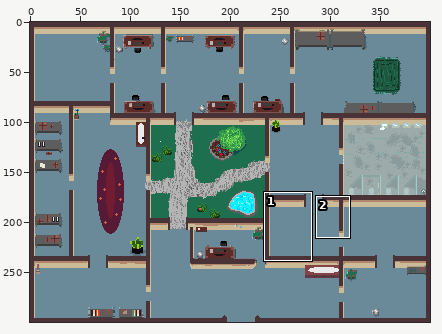
Sprite sheet: Assets/Sprites/Walls.png. Above: a wide view before the commit, with the close-up outlined.
Close-up. As it was:
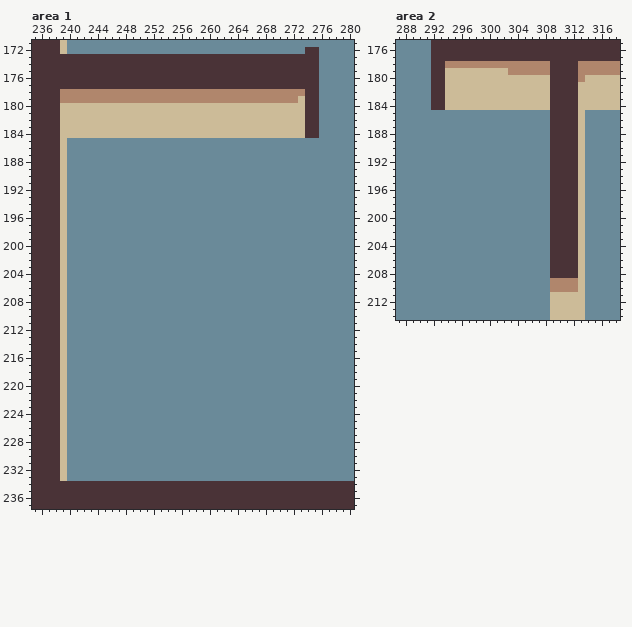
The file is 400x300 pixels. Colours within 5 levels of each other are drawn and written as one. Shown: area 1: x 235..280, y 171..237; area 2: x 287..318, y 175..214. The commit also changed other parts of the picture, which this record leaves out.
The result:
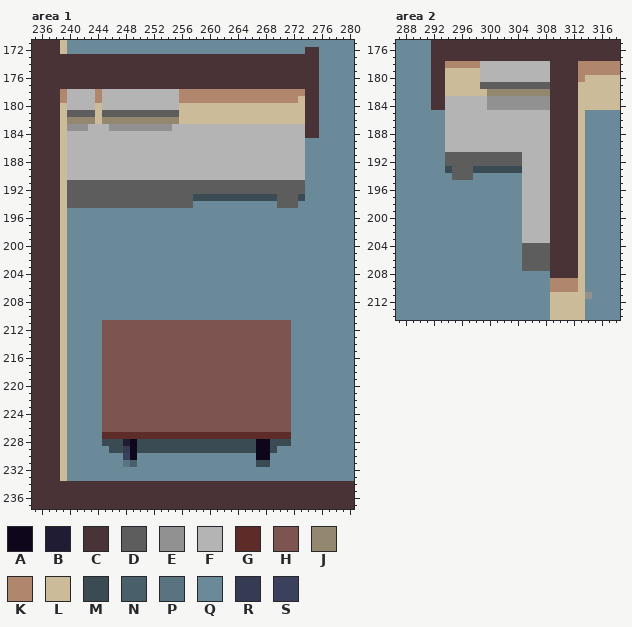
Palette (. is transparent): A #0e071b  B #1f1c33  C #4a3337  D #5d5d5d  E #919191  F #b4b4b4  G #5d2c28  H #7d5450  J #94876f  K #b0866c  L #ccbb98  M #3a4b53  N #495f69  P #597480  Q #6a8a99  R #363b54  S #3b415c
What changed:
Changed rows in their new state; - is an unchanged pixel.
Area 1:
first column x 240:
178 FFFF-FFFFFFFFFFF------------------
179 FFFF-FFFFFFFFFFF------------------
180 FFFF-FFFFFFFFFFF------------------
181 DDDD-DDDDDDDDDDD------------------
182 JJJJ-JJJJJJJJJJJ------------------
183 EEEFFFEEEEEEEEEFFFFFFFFFFFFFFFFFFF
184 FFFFFFFFFFFFFFFFFFFFFFFFFFFFFFFFFF
185 FFFFFFFFFFFFFFFFFFFFFFFFFFFFFFFFFF
186 FFFFFFFFFFFFFFFFFFFFFFFFFFFFFFFFFF
187 FFFFFFFFFFFFFFFFFFFFFFFFFFFFFFFFFF
188 FFFFFFFFFFFFFFFFFFFFFFFFFFFFFFFFFF
189 FFFFFFFFFFFFFFFFFFFFFFFFFFFFFFFFFF
190 FFFFFFFFFFFFFFFFFFFFFFFFFFFFFFFFFF
191 DDDDDDDDDDDDDDDDDDDDDDDDDDDDDDDDDD
192 DDDDDDDDDDDDDDDDDDDDDDDDDDDDDDDDDD
193 DDDDDDDDDDDDDDDDDDMMMMMMMMMMMMDDDM
194 DDDDDDDDDDDDDDDDDD------------DDD-
first column x 245:
211 HHHHHHHHHHHHHHHHHHHHHHHHHHH
212 HHHHHHHHHHHHHHHHHHHHHHHHHHH
213 HHHHHHHHHHHHHHHHHHHHHHHHHHH
214 HHHHHHHHHHHHHHHHHHHHHHHHHHH
215 HHHHHHHHHHHHHHHHHHHHHHHHHHH
216 HHHHHHHHHHHHHHHHHHHHHHHHHHH
217 HHHHHHHHHHHHHHHHHHHHHHHHHHH
218 HHHHHHHHHHHHHHHHHHHHHHHHHHH
219 HHHHHHHHHHHHHHHHHHHHHHHHHHH
220 HHHHHHHHHHHHHHHHHHHHHHHHHHH
221 HHHHHHHHHHHHHHHHHHHHHHHHHHH
222 HHHHHHHHHHHHHHHHHHHHHHHHHHH
223 HHHHHHHHHHHHHHHHHHHHHHHHHHH
224 HHHHHHHHHHHHHHHHHHHHHHHHHHH
225 HHHHHHHHHHHHHHHHHHHHHHHHHHH
226 HHHHHHHHHHHHHHHHHHHHHHHHHHH
227 GGGGGGGGGGGGGGGGGGGGGGGGGGG
228 MMMBAMMMMMMMMMMMMMMMMMAAMMM
229 -MMRAMMMMMMMMMMMMMMMMMAAM--
230 ---SA-----------------AA---
231 ---PN-----------------MM---
Area 2:
first column x 294:
178 -----FFFFFFFFFF
179 -----FFFFFFFFFF
180 -----FFFFFFFFFF
181 -----DDDDDDDDDD
182 ------JJJJJJJJJ
183 FFFFFFEEEEEEEEE
184 FFFFFFEEEEEEEEE
185 FFFFFFFFFFFFFFF
186 FFFFFFFFFFFFFFF
187 FFFFFFFFFFFFFFF
188 FFFFFFFFFFFFFFF
189 FFFFFFFFFFFFFFF
190 FFFFFFFFFFFFFFF
191 DDDDDDDDDDDFFFF
192 DDDDDDDDDDDFFFF
193 MDDDMMMMMMMFFFF
194 -DDD-------FFFF
195 -----------FFFF
196 -----------FFFF
197 -----------FFFF
198 -----------FFFF
199 -----------FFFF
200 -----------FFFF
201 -----------FFFF
202 -----------FFFF
203 -----------FFFF
204 -----------DDDD
205 -----------DDDD
206 -----------DDDD
207 -----------DDDD
first column x 314:
211 E
Boxes around the changes in both close-ups, in picture pixels (x1, y1, x2, y2):
changed: (67, 89, 305, 208)
changed: (102, 320, 291, 467)
changed: (445, 61, 550, 271)
changed: (585, 292, 592, 299)
